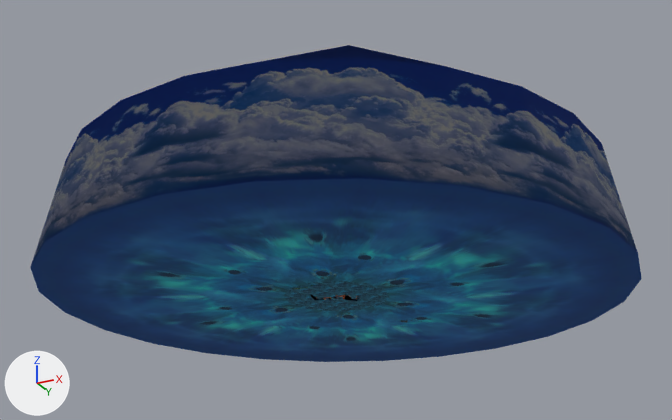
The OBJ model NewSonicThing/res/Models/Levels/SeasideHill/LevelChunks/Chunk5.obj, before and after one commit.
One viewpoint serves both versions: a camera (50 mm lens) standing at (67437.0, -120078.0, -45708.0) and looking at (-1389.0, 17574.0, 16235.0). Every picture has the same lights, and +X, +Y and +Z are marked at lower left. Where no turn or scale is listed for an object, it has been applied to the vertices. Vertices at the same position are counted once.

Objects in the first picture: 'Chunk5'.
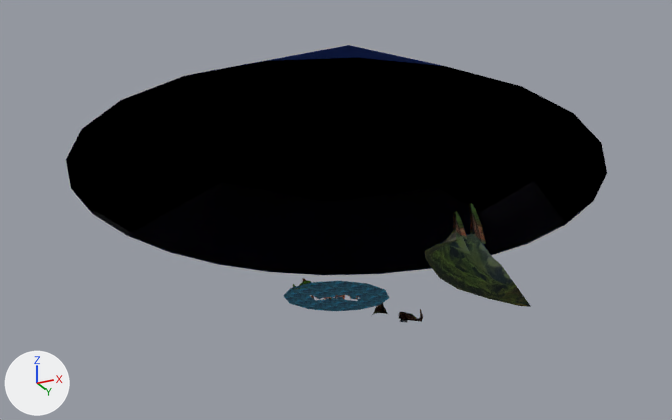
Location of each change, (x1, y1, x2, y2) in pixels of the pictures (672 x 420 px):
'Chunk5', reshaped (12% narrower, 13% shorter): before (30, 45, 642, 362); after (66, 45, 607, 322)
part 1 of me_chunk5, cut back (blue): before (30, 57, 642, 362)

The change, as a list of edits to the scene's bpy script:
```text
Change me_chunk5:
    used by ob_chunk5; location = (0.0, 0.0, 0.0)
    remove me_chunk5.from_pydata(...)  # 5071 vertices, 7227 faces; spans x -51000.0..49000.0, y -33000.0..67000.0, z -253.0..36138.0
    add me_chunk5.from_pydata(...)  # 4944 vertices, 6983 faces; spans x -47647.0..45647.0, y -29647.0..63647.0, z -253.0..36138.0
    me_chunk5 part 1
    127 vertices are removed from x -51000.0..49000.0, y -33000.0..67000.0, z 0.0
    249 faces are deleted
    5 new faces join them, mat_pk1_yas2_png (picture img_pk1_yas2_png)
    remove me_chunk5.materials.append(mat_k1_umi03_png)  # picture img_k1_umi03_png
```
